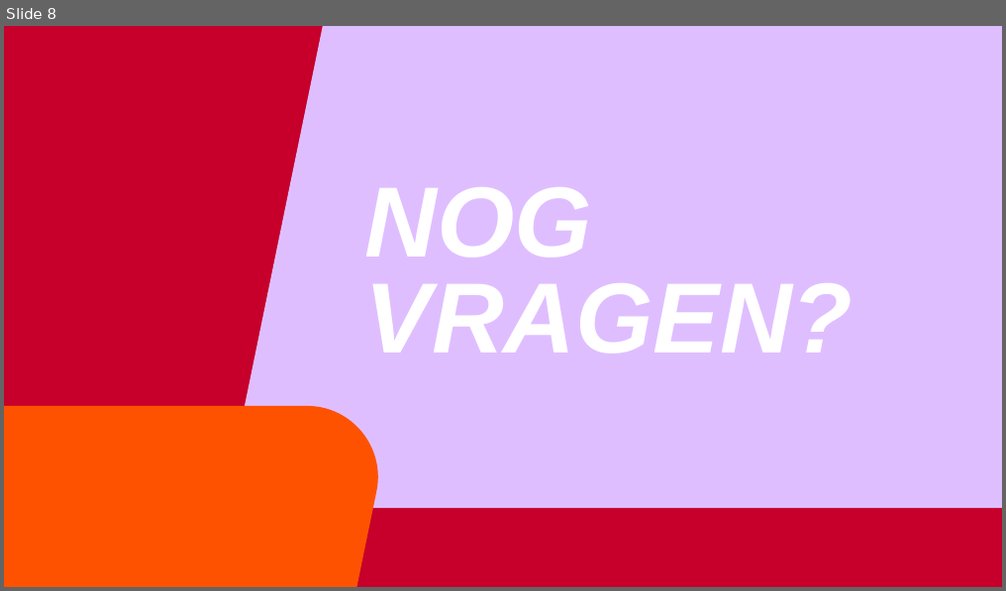
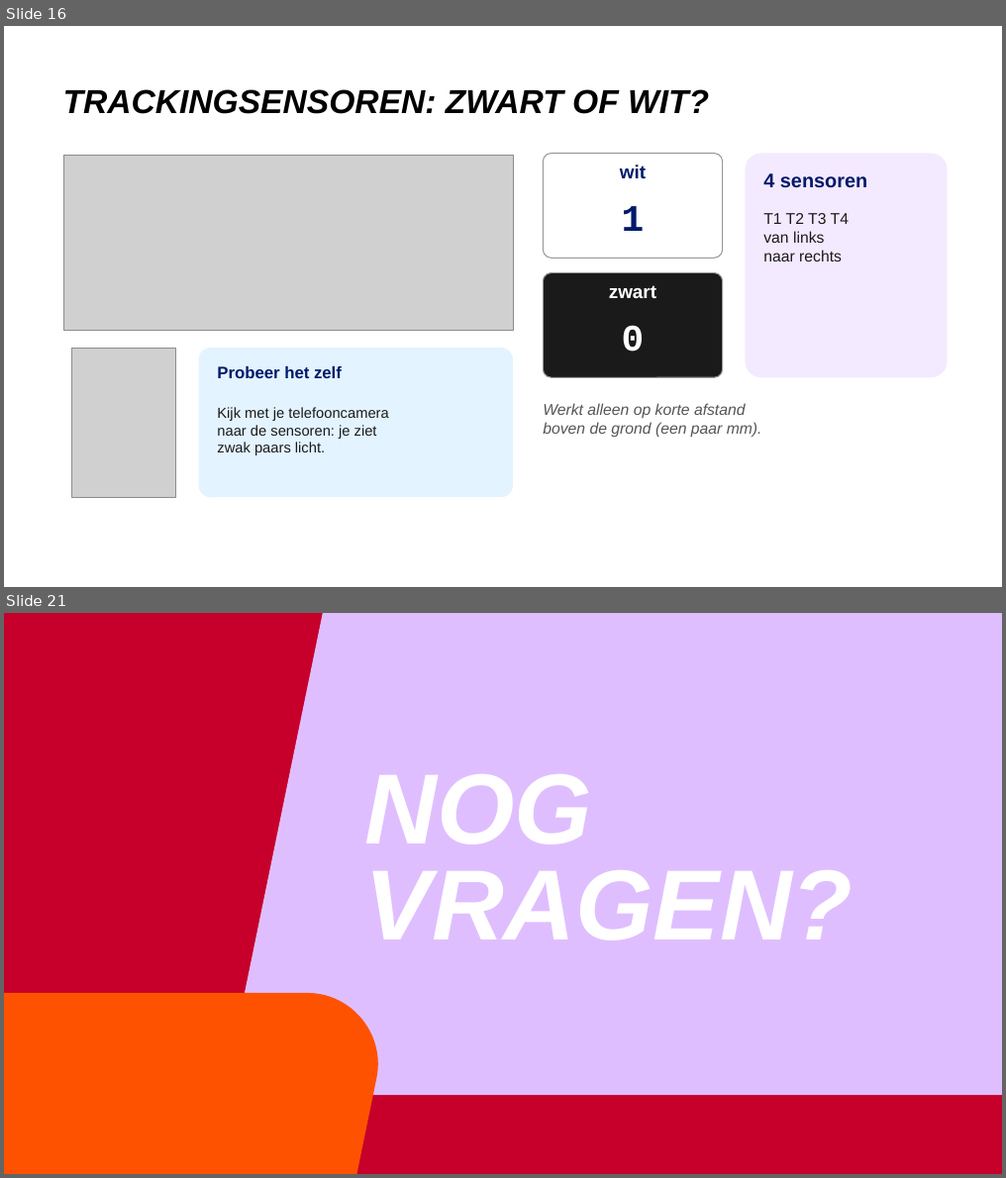
Before and after one commit to AvansMechatronica/vabokCursusRoboticaMetPython, a slide deck: presentaties/les5.pptx. Shown one above the other, each under a label of ours: slide 8 before the commit, slides 16 and 21 after it; the slides between them are not shown. The pictures are 1006x591 and 1006x1178 pixels, drawn with LibreOffice and Linux fonts; fonts in the diff are those of the drawing; grey boxes stand for pictures; background and template pictures are left out. Boxes give left, top, right and bottom in pixels: in the first picture for what was removed or moved away, otherwise in the second. Text is boxed around its words. In the diff, an @@ line names an element or a change of style, - is before the commit and + after.

```diff
--- a/presentaties/les5.pptx
+++ b/presentaties/les5.pptx
@@ slide 16 added at (4, 26, 1002, 587), background #FFFFFF @@
@@ title added at (63, 89, 709, 114), 32 pt, text #000000, bold, italic @@
+TRACKINGSENSOREN: ZWART OF WIT?
@@ picture added at (63, 156, 513, 331) @@
@@ rounded rectangle added at (543, 154, 723, 258), fill #FFFFFF, outline #999999 1 pt @@
@@ text added at (620, 165, 646, 178), 18 pt, text #001A6A, bold @@
+wit
@@ rounded rectangle added at (746, 154, 947, 377), fill #F4EAFF @@
@@ text added at (763, 174, 867, 188), 19 pt, text #001A6A, bold @@
+4 sensoren
@@ text added at (622, 206, 645, 231), 36 pt, text #001A6A, bold @@
+1
@@ text added at (763, 213, 848, 262), 15 pt, text #1A1A1A @@
+T1 T2 T3 T4
+van links
+naar rechts
@@ rounded rectangle added at (543, 274, 723, 377), fill #1A1A1A, outline #999999 1 pt @@
@@ text added at (609, 285, 656, 298), 18 pt, text #FFFFFF, bold @@
+zwart
@@ picture added at (72, 348, 176, 497) @@
@@ rounded rectangle added at (199, 348, 513, 497), fill #E3F3FF @@
@@ text added at (622, 325, 645, 352), 36 pt, text #FFFFFF, bold @@
+0
@@ text added at (217, 367, 342, 378), 16 pt, text #001A6A, bold @@
+Probeer het zelf
@@ text added at (217, 407, 388, 456), 14 pt, text #1A1A1A @@
+Kijk met je telefooncamera
+naar de sensoren: je ziet
+zwak paars licht.
@@ text added at (543, 403, 762, 438), 15 pt, text #555555, italic @@
+Werkt alleen op korte afstand
+boven de grond (een paar mm).
@@ what was slide 8 is now slide 21 @@
```
Also in this commit, not shown: 1 slide changed, 18 other slides added, 6 slides removed, 21 other files.
